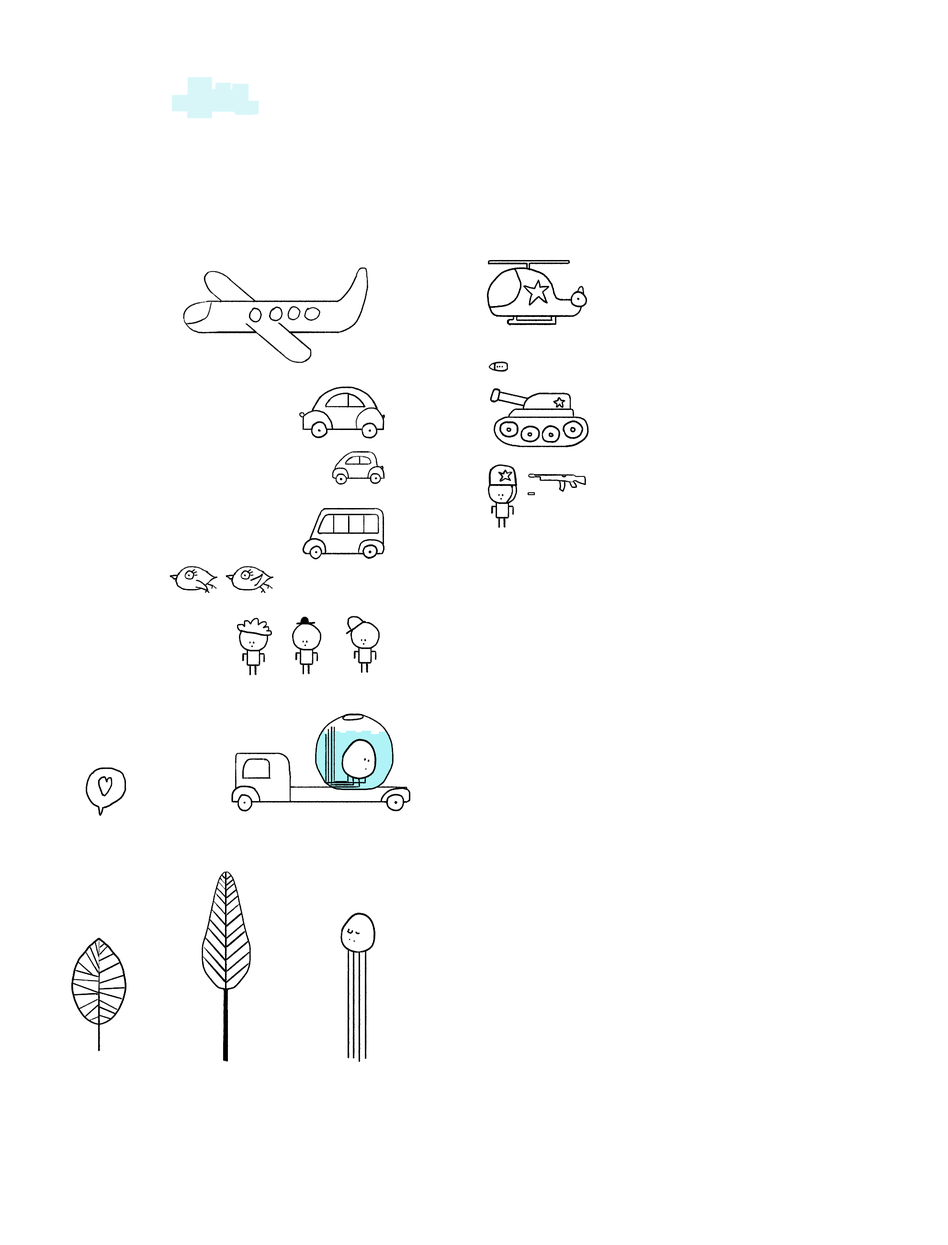
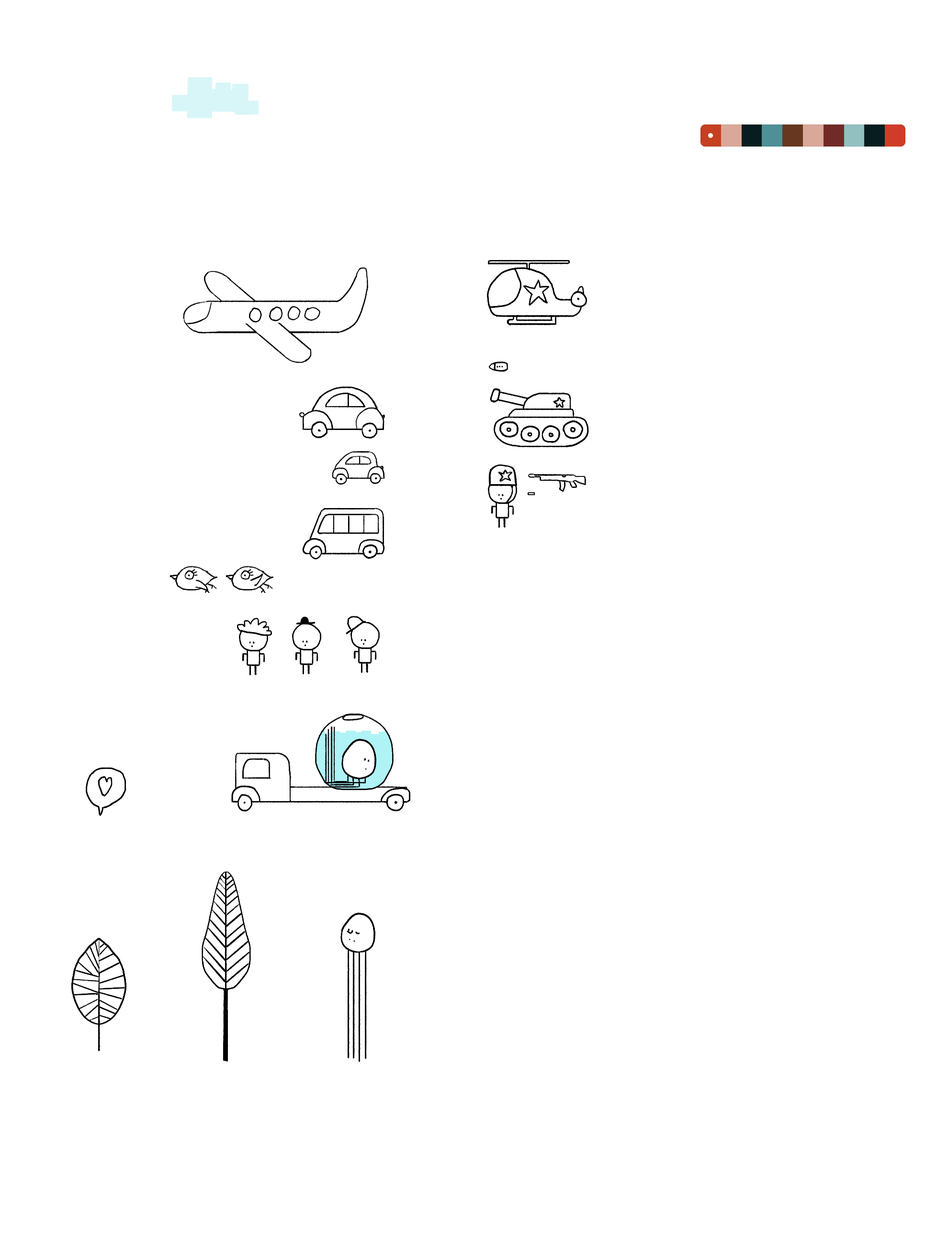
Layered file, before and after one edit (948x1245). Changes by layer:
added layer "Palette" above "Helicopter" over [700, 124, 906, 147]
